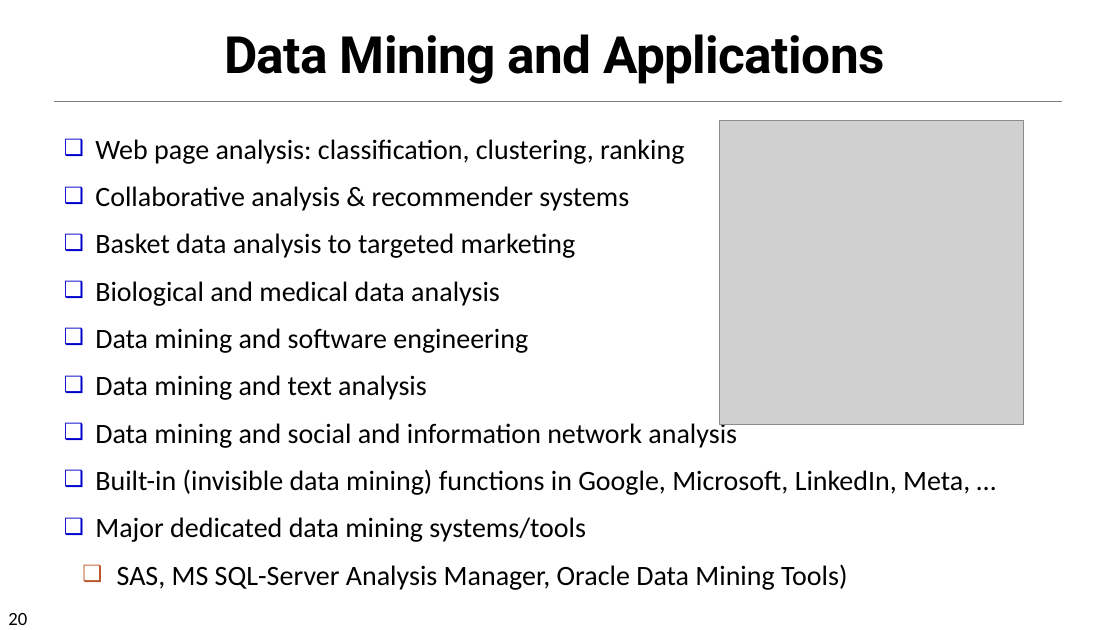
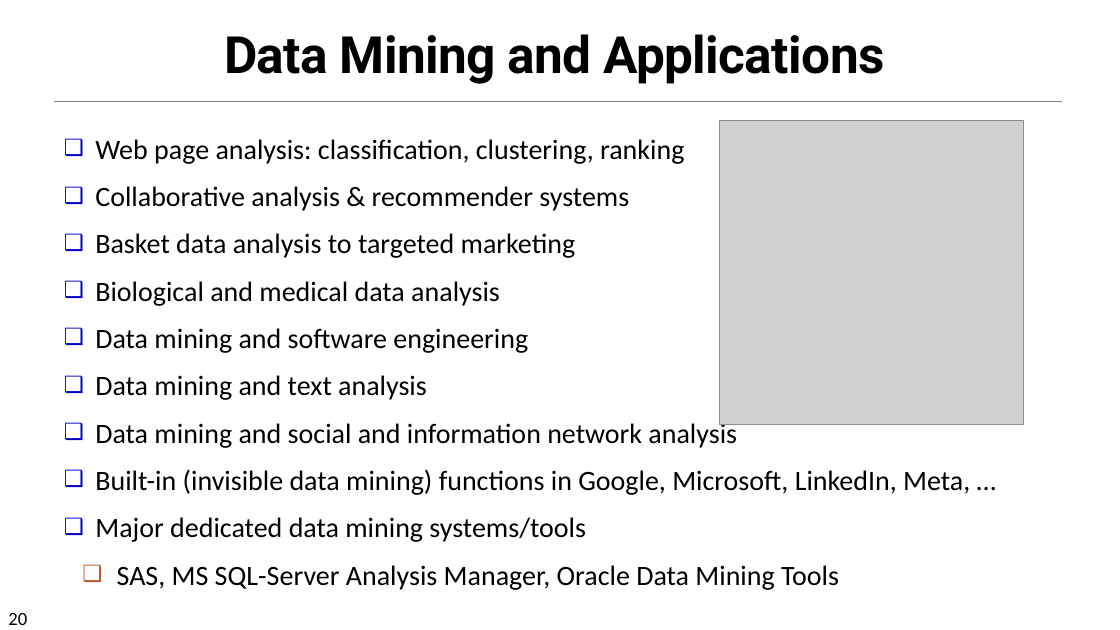
Before and after one commit to chriswjh/chriswjh.github.io, a slide deck: slide 20 of EDM/01-Introduction.pptx. Drawn at 1120x630 pixels with LibreOffice and Linux fonts; fonts in the diff are those of the drawing; grey boxes stand for pictures. Boxes give left, top, right and bottom in pixels: in the first picture for what was removed or moved away, otherwise in the second. Text is boxed around its words. In the diff, an @@ line names an element or a change of style, - is before the commit and + after.

```diff
--- a/EDM/01-Introduction.pptx
+++ b/EDM/01-Introduction.pptx
@@ text at bbox=[117, 565, 839, 590]: text changed @@
-  ❑ SAS, MS SQL-Server Analysis Manager, Oracle Data Mining Tools)
+  ❑ SAS, MS SQL-Server Analysis Manager, Oracle Data Mining Tools
```
Also in this commit, not shown: 5 other slides changed, 3 other files.
